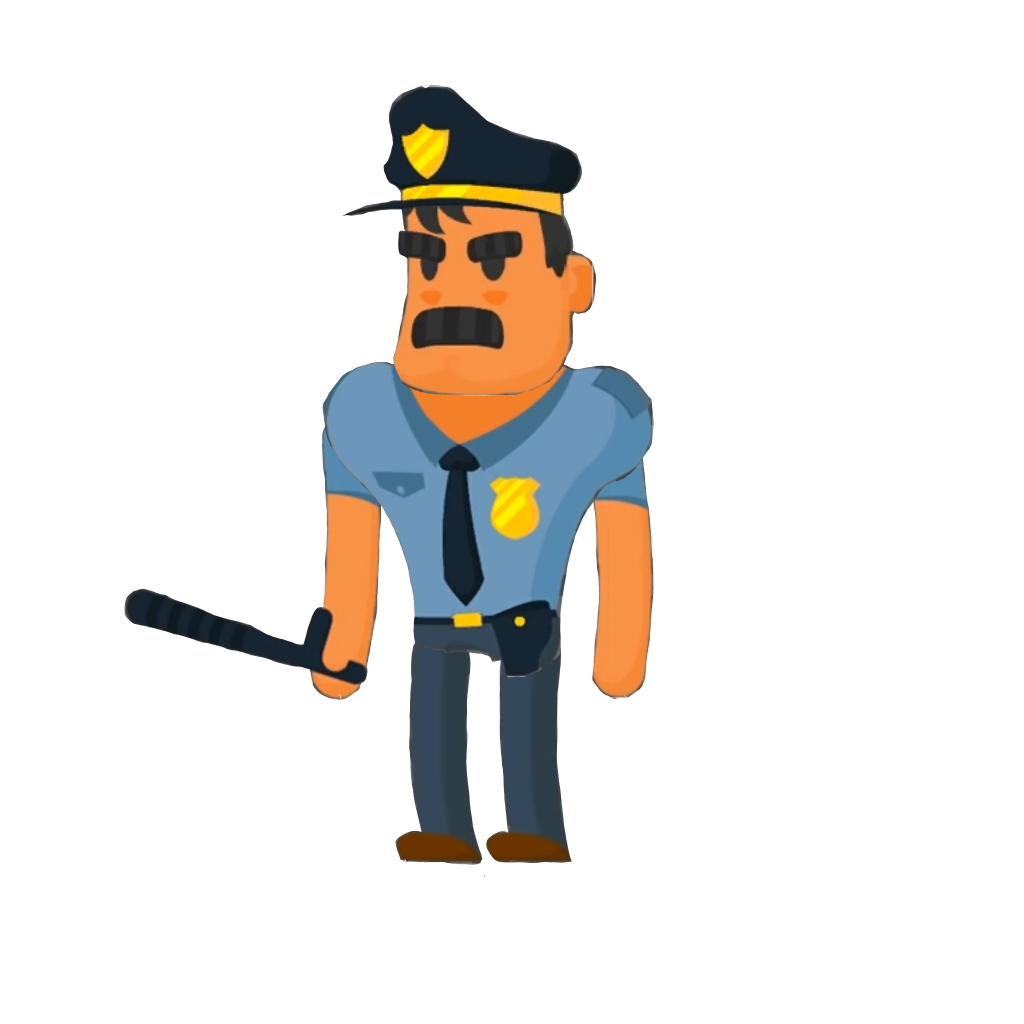
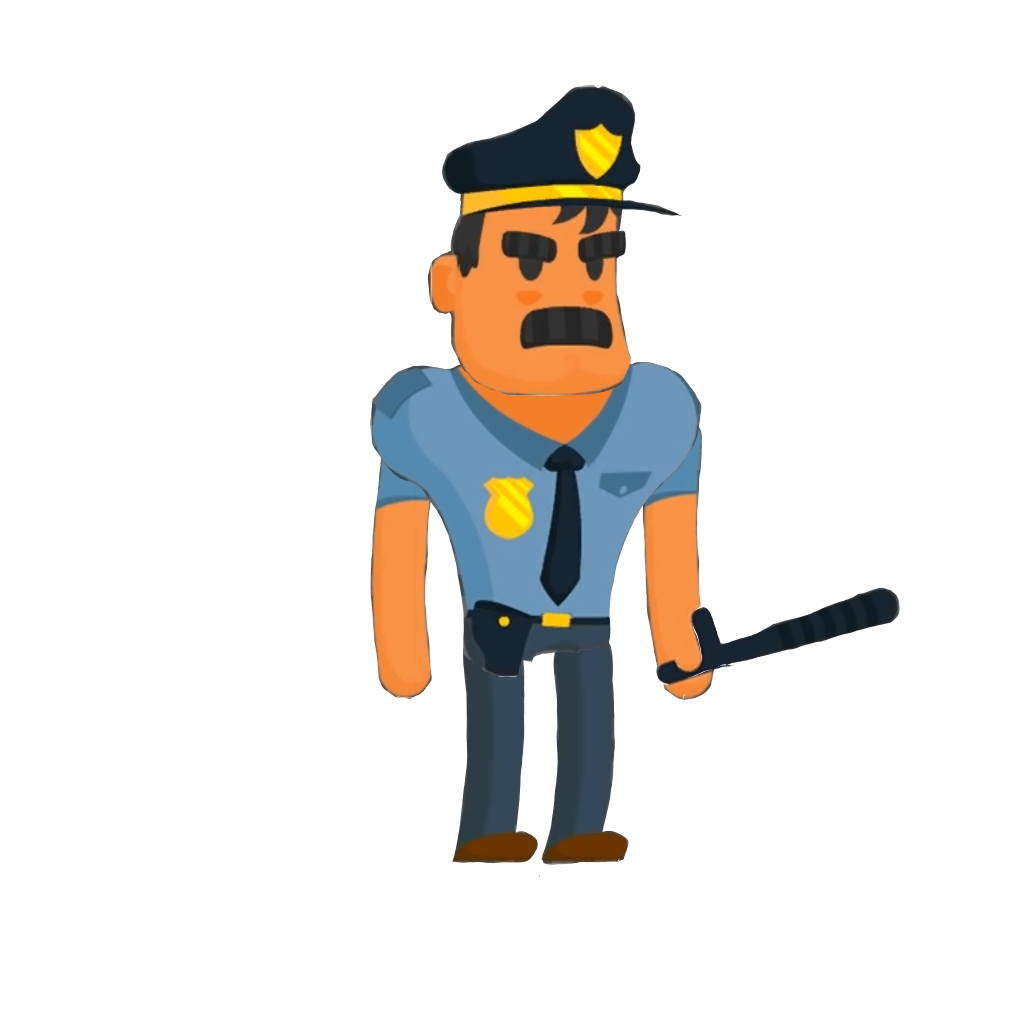
The second (1024, 1024) image is a revision of the first. Changes to its layers:
painted on "图层 7" over [342, 85, 682, 397]
painted on "图层 1" over [318, 346, 706, 678]
added layer "图层 8" above "图层 2" over [656, 587, 900, 685]
painted on "图层 2" over [124, 411, 736, 700]
painted on "图层 3" over [452, 623, 572, 864]
painted on "图层 4" over [395, 623, 629, 878]
painted on "图层 5" over [370, 417, 654, 700]
